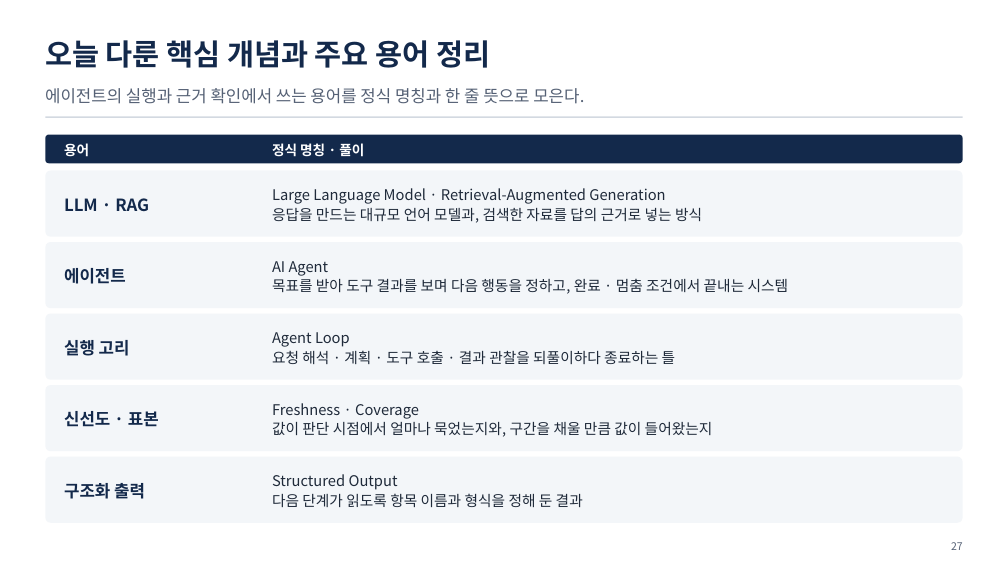
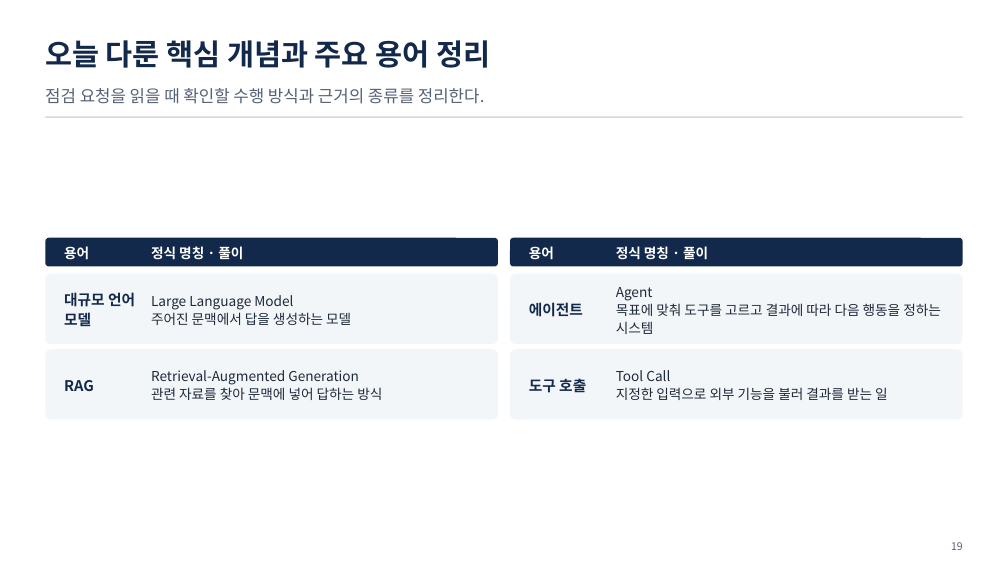
Before and after one commit to uengine-oss/hyd-iot-edu, a slide deck: slide 19 of workspace/강의제작/산출물/실전반/이론_오프라인/04회차/실전반_오프라인_04회차.pptx (slide 27 before the commit). Drawn at 1008x567 pixels with LibreOffice and Linux fonts; fonts in the diff are those of the drawing. Boxes give left, top, right and bottom in pixels: in the first picture for what was removed or moved away, otherwise in the second. Text is boxed around its words. In the diff, an @@ line names an element or a change of style, - is before the commit and + after.

```diff
--- a/workspace/강의제작/산출물/실전반/이론_오프라인/04회차/실전반_오프라인_04회차.pptx
+++ b/workspace/강의제작/산출물/실전반/이론_오프라인/04회차/실전반_오프라인_04회차.pptx
@@ text at bbox=[45, 88, 485, 104]: text changed @@
-에이전트의 실행과 근거 확인에서 쓰는 용어를 정식 명칭과 한 줄 뜻으로 모은다.
+점검 요청을 읽을 때 확인할 수행 방식과 근거의 종류를 정리한다.
@@ rounded rectangle: place and size @@
-rounded rectangle at bbox=[45, 135, 963, 163]
+rounded rectangle at bbox=[45, 237, 498, 266]
@@ text "용어": place and size @@
-text "용어" at bbox=[64, 143, 89, 157]
+text "용어" at bbox=[64, 246, 89, 260]
@@ text "정식 명칭 · 풀이": place and size @@
-text "정식 명칭 · 풀이" at bbox=[272, 143, 364, 157]
+text "정식 명칭 · 풀이" at bbox=[151, 246, 243, 260]
@@ rounded rectangle: place and size @@
-rounded rectangle at bbox=[45, 314, 963, 380]
+rounded rectangle at bbox=[510, 237, 963, 266]
@@ rounded rectangle at bbox=[510, 237, 963, 266]: fill #F3F6F9 to #13294B; proportions changed @@
@@ text added at bbox=[529, 246, 554, 260], 13 pt, text #FFFFFF, bold @@
+용어
@@ text at bbox=[616, 246, 708, 260]: text changed; size 14 to 13 pt; text colour #1F2A3A to #FFFFFF; bold on @@
-Agent Loop
-요청 해석 · 계획 · 도구 호출 · 결과 관찰을 되풀이하다 종료하는 틀
+정식 명칭 · 풀이
@@ rounded rectangle: place and size @@
-rounded rectangle at bbox=[45, 170, 963, 237]
+rounded rectangle at bbox=[45, 274, 498, 344]
@@ text added at bbox=[64, 292, 135, 326], 14 pt, text #13294B, bold @@
+대규모 언어 모델
@@ text at bbox=[151, 295, 351, 325]: text changed; size 14 to 13 pt @@
-Large Language Model · Retrieval-Augmented Generation
-응답을 만드는 대규모 언어 모델과, 검색한 자료를 답의 근거로 넣는 방식
+Large Language Model
+주어진 문맥에서 답을 생성하는 모델
@@ rounded rectangle: place and size @@
-rounded rectangle at bbox=[45, 385, 963, 451]
+rounded rectangle at bbox=[510, 274, 963, 344]
@@ text "에이전트": place and size @@
-text "에이전트" at bbox=[64, 268, 126, 284]
+text "에이전트" at bbox=[529, 302, 583, 317]
@@ text "에이전트" at bbox=[529, 302, 583, 317]: size 16 to 14 pt @@
@@ text at bbox=[616, 287, 941, 334]: text changed; size 14 to 13 pt @@
-AI Agent
-목표를 받아 도구 결과를 보며 다음 행동을 정하고, 완료 · 멈춤 조건에서 끝내는 시스템
+Agent
+목표에 맞춰 도구를 고르고 결과에 따라 다음 행동을 정하는 시스템
@@ rounded rectangle: place and size @@
-rounded rectangle at bbox=[45, 242, 963, 309]
+rounded rectangle at bbox=[45, 349, 498, 420]
@@ text removed at bbox=[64, 340, 130, 356] @@
-실행 고리
@@ rounded rectangle: place and size @@
-rounded rectangle at bbox=[45, 457, 963, 523]
+rounded rectangle at bbox=[510, 349, 963, 420]
@@ text at bbox=[64, 380, 94, 391]: text changed; size 16 to 14 pt @@
-LLM · RAG
+RAG
@@ text added at bbox=[151, 370, 382, 400], 13 pt, text #1F2A3A @@
+Retrieval-Augmented Generation
+관련 자료를 찾아 문맥에 넣어 답하는 방식
@@ text at bbox=[529, 378, 586, 393]: text changed; size 16 to 14 pt @@
-구조화 출력
+도구 호출
@@ text at bbox=[616, 370, 888, 400]: text changed; size 14 to 13 pt @@
-Structured Output
-다음 단계가 읽도록 항목 이름과 형식을 정해 둔 결과
+Tool Call
+지정한 입력으로 외부 기능을 불러 결과를 받는 일
@@ text removed at bbox=[64, 411, 159, 427] @@
-신선도 · 표본
@@ text removed at bbox=[272, 403, 713, 437] @@
-Freshness · Coverage
-값이 판단 시점에서 얼마나 묵었는지와, 구간을 채울 만큼 값이 들어왔는지
@@ text at bbox=[951, 542, 963, 550]: text changed @@
-27
+19
```
Also in this commit, not shown: 9 other slides changed, 13 slides added, 21 slides removed, 13 other files.
